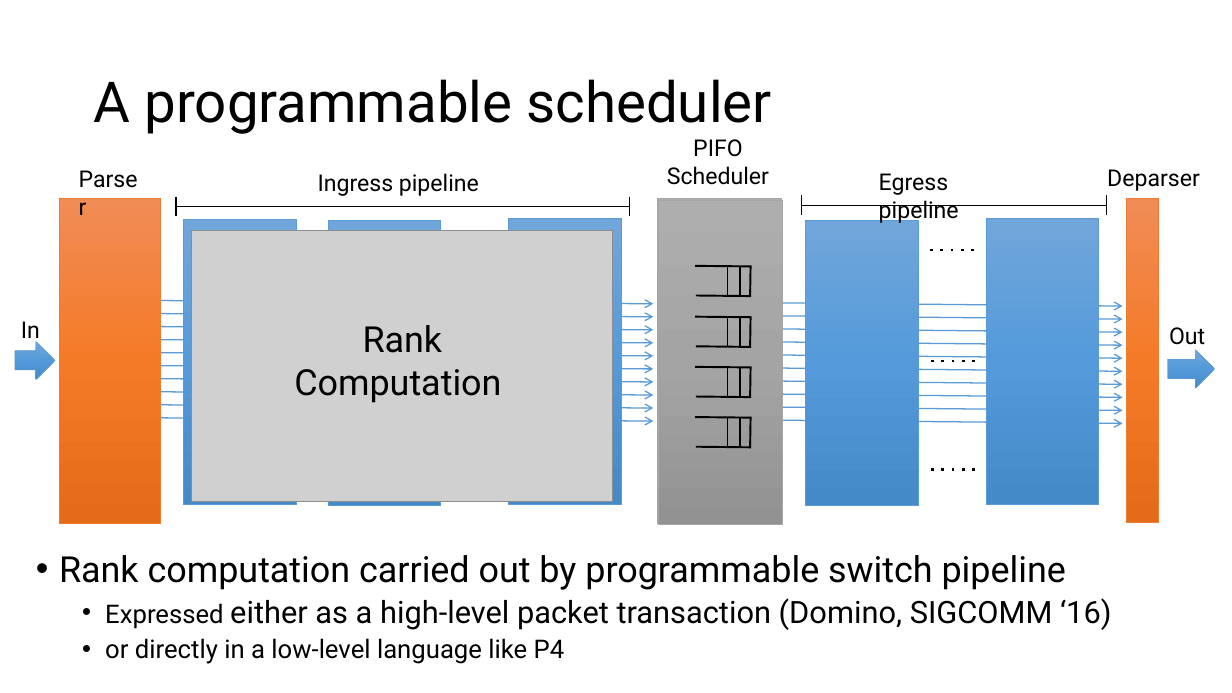
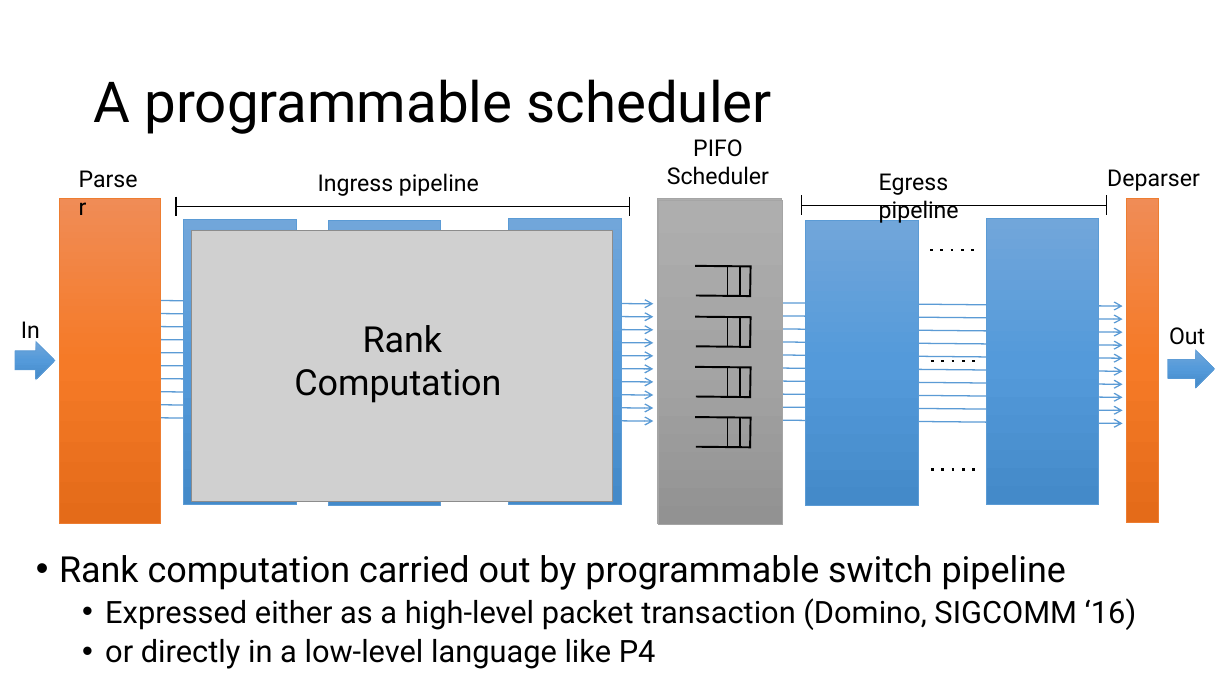
Before and after one commit to anirudhSK/pifo-domino-marple-ppts, a slide deck: slide 8 of pifo_sigcomm.pptx. Drawn at 1232x693 pixels with LibreOffice and Linux fonts; fonts in the diff are those of the drawing; grey boxes stand for pictures. Boxes give left, top, right and bottom in pixels: in the first picture for what was removed or moved away, otherwise in the second. Text is boxed around its words. In the diff, an @@ line names an element or a change of style, - is before the commit and + after.

```diff
--- a/pifo_sigcomm.pptx
+++ b/pifo_sigcomm.pptx
@@ text at (105, 598, 1137, 669): size 20 to 24 pt in "Expressed", "or directly in a low-level language like ..." @@
```
Also in this commit, not shown: 2 other slides changed.
